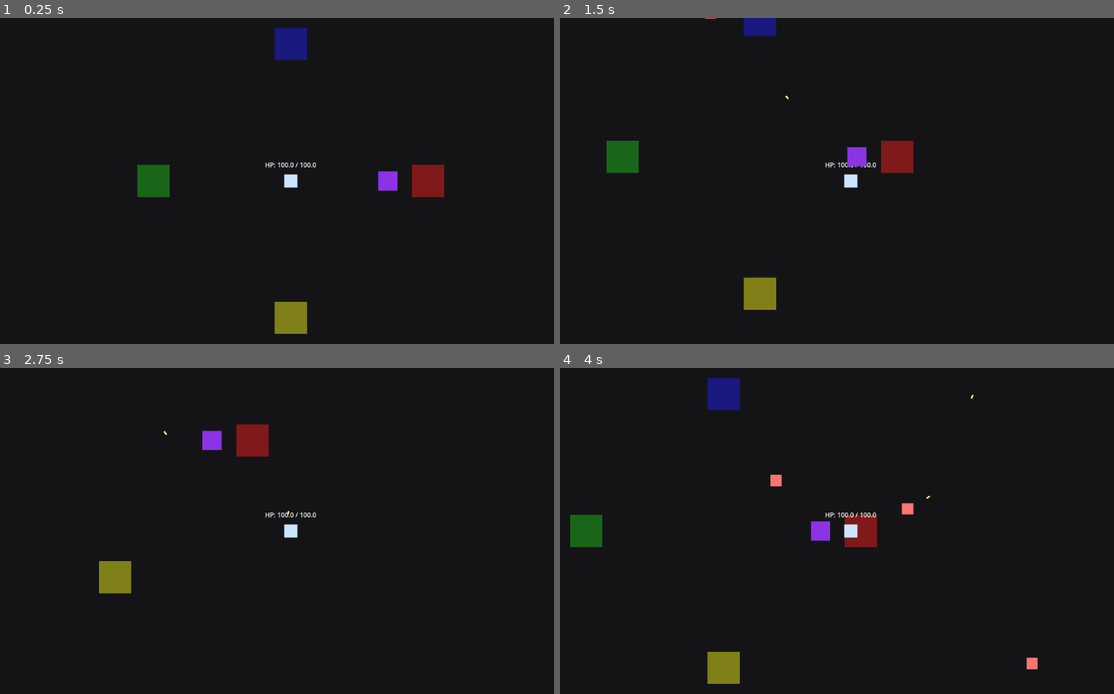
Above: before the commit, frames 1-4 (two rows, left to right).
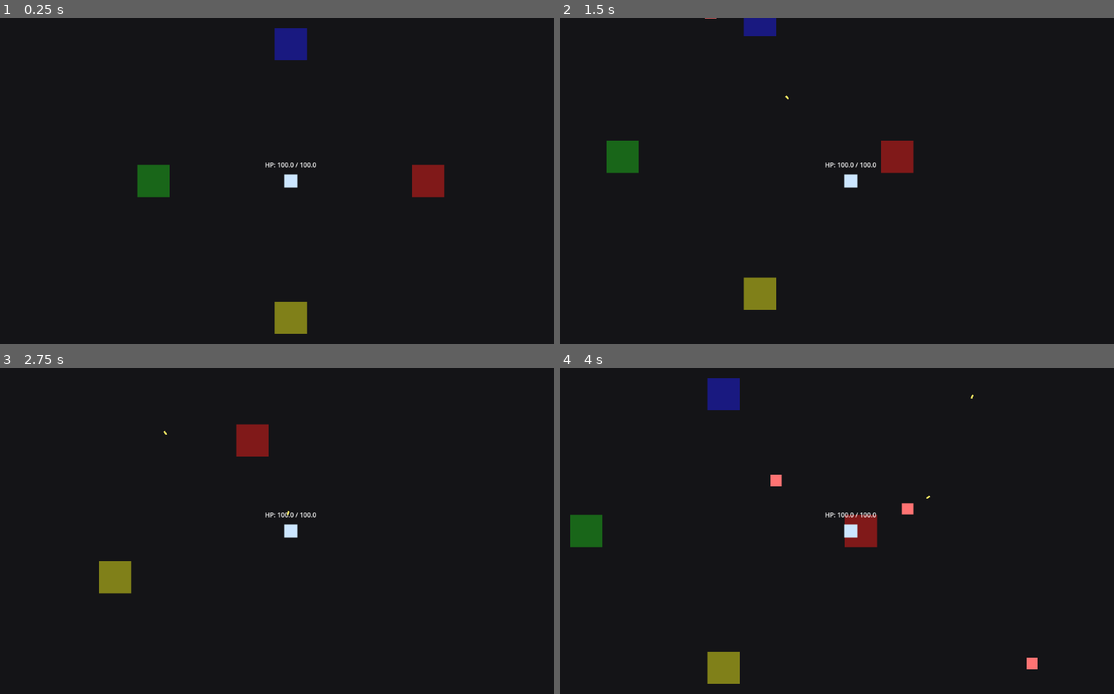
Above: after the commit, the same moments.

Repository: KevinRabbe/bullet-hell-roughe-lite
Game: Godot game, scene res://scenes/Main.tscn
Two runs of this game, one before a commit and one after it. Both use one fixed random seed, a clock stepped at 60 frames per second and the inputs below.
Inputs:
- Up to frame 1 (0.25 s): no input
- Up to frame 2 (1.5 s): tap Enter at 0.5 s; hold D (move_right) 0.53-1.28 s; hold E (interact) 0.53-1.28 s; hold S (move_down) from 1.28 s (still down); tap R at 1.35 s
- Up to frame 3 (2.75 s): release S (move_down) at 2.03 s; hold D (move_right) from 2.03 s (still down); tap P at 2.1 s
- Up to frame 4 (4 s): release D (move_right) at 2.78 s; hold W (move_up) 2.78-3.53 s; tap Q at 2.85 s; hold A (move_left) from 3.53 s (still down); hold E (interact) from 3.53 s (still down)

The runs differ from the first frame. In frame 1, 0.2% of the frame differs, in the area x 68-72%, y 46-54%; in frame 2, 0.2%; in frame 3, 0.2%; in frame 4, 0.2%.

Commit message:
Task 7.1: add chance-based per-wave portal spawning

Diff:
--- a/scenes/Main.tscn
+++ b/scenes/Main.tscn
@@ -62,6 +62,7 @@
 portal_scene = ExtResource("5")
 elite_enemy_scene = ExtResource("3")
 player_path = NodePath("../Player")
+enemy_spawner_path = NodePath("../EnemySpawner")
 first_portal_position = Vector2(240, 0)
 elite_spawn_distance = 180.0
 elite_move_speed = 240.0
--- a/scripts/portal/portal_event_manager.gd
+++ b/scripts/portal/portal_event_manager.gd
@@ -5,24 +5,34 @@
 @export var portal_scene: PackedScene
 @export var elite_enemy_scene: PackedScene
 @export var player_path: NodePath
+@export var enemy_spawner_path: NodePath
 @export var first_portal_position: Vector2 = Vector2(240.0, 0.0)
 @export var elite_spawn_distance: float = 180.0
 @export var elite_move_speed: float = 240.0
 @export var elite_max_hp: float = 80.0
 
 var player: Node2D
+var enemy_spawner: Node
 var active_event_elites: Array[Node] = []
+var rng := RandomNumberGenerator.new()
 
 func _ready() -> void:
+	rng.randomize()
 	if player_path != NodePath():
 		player = get_node_or_null(player_path)
-	_spawn_first_portal()
+	if enemy_spawner_path != NodePath():
+		enemy_spawner = get_node_or_null(enemy_spawner_path)
+	if enemy_spawner != null and enemy_spawner.has_signal("wave_completed"):
+		enemy_spawner.connect("wave_completed", _on_wave_completed)
+	_try_spawn_portal_for_wave(1)
 
 func _unhandled_input(event: InputEvent) -> void:
 	if event.is_action_pressed("interact"):
 		_try_activate_nearest_portal()
 
 func _spawn_first_portal() -> void:
+	if _active_portal_count() >= 1:
+		return
 	if portal_scene == null:
 		return
 	var portal_instance := portal_scene.instantiate()
@@ -32,6 +42,36 @@
 		if portal.has_signal("activated"):
 			portal.connect("activated", _on_portal_activated)
 		add_child(portal)
+
+func _on_wave_completed(wave_index: int) -> void:
+	_try_spawn_portal_for_wave(wave_index + 1)
+
+func _try_spawn_portal_for_wave(wave_index: int) -> void:
+	if _active_portal_count() >= 1:
+		print("Portal spawn skipped for wave %d: active portal already exists." % wave_index)
+		return
+	var chance := _compute_portal_spawn_chance()
+	var roll := rng.randf()
+	print("Portal spawn roll | wave=%d chance=%.2f roll=%.2f" % [wave_index, chance, roll])
+	if roll <= chance:
+		_spawn_first_portal()
+
+func _compute_portal_spawn_chance() -> float:
+	var base_chance := 0.30
+	var portal_frequency := 1.0
+	if player != null and is_instance_valid(player):
+		var stats_variant := player.get("stats")
+		if stats_variant != null and stats_variant is Object:
+			portal_frequency = float(stats_variant.get("portal_frequency"))
+	var frequency_bonus := (portal_frequency - 1.0) * 0.15
+	return clampf(base_chance + frequency_bonus, 0.25, 0.9)
+
+func _active_portal_count() -> int:
+	var count := 0
+	for portal in get_tree().get_nodes_in_group("portals"):
+		if portal is Node and is_instance_valid(portal):
+			count += 1
+	return count
 
 func _try_activate_nearest_portal() -> void:
 	if player == null or not is_instance_valid(player):
